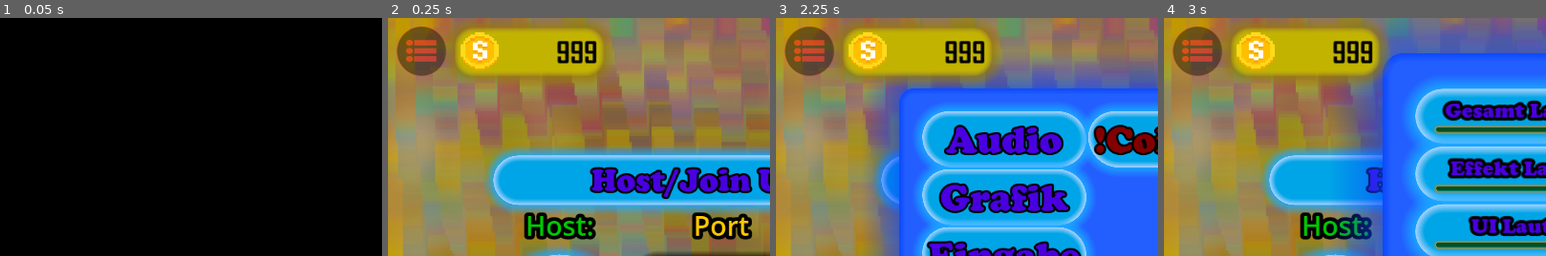
Above: before the commit, frames 1-4 (left to right).
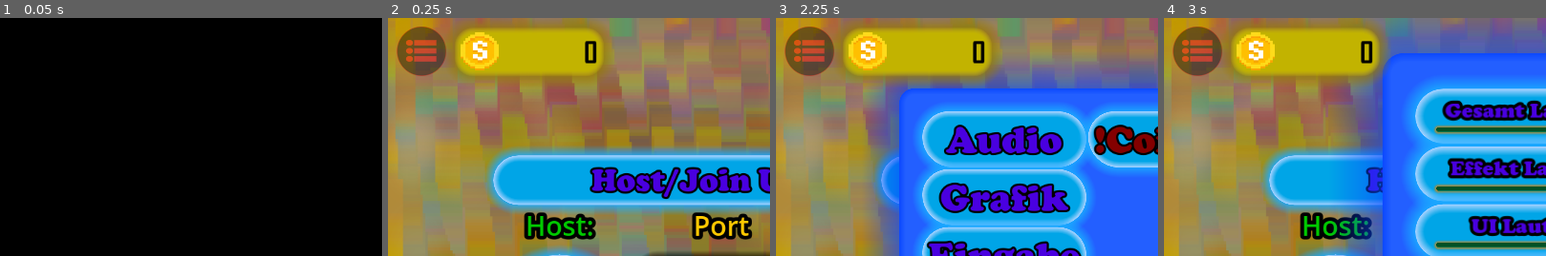
Above: after the commit, the same moments.

Repository: NIK-98/Paint_The_Ground
Game: Godot game, scene res://sceens/main.tscn
The game is run twice, just before and just after one commit, with the same random seed, the same clock (stepped at 60 frames per second) and the same inputs. Video files are missing from this copy of the repository; at most half a second of black plays in their place.
Inputs (mouse positions are % of the whole screen's width and height, from its top left):
- Up to frame 1 (0.05 s): no input
- Up to frame 2 (0.25 s): no input
- Up to frame 3 (2.25 s): click "Neues Spiel" at 0.5 s; click "Neues Spiel" at 1.25 s; click (4, 7) at 2 s
- Up to frame 4 (3 s): click "Audio" at 2.75 s
The pictures show only the part of the screen within x 0-50%, y 0-50%; the shares and areas given below are measured in that part.

Frame 1 is identical in both runs. In frame 2, 0.6% of the frame differs, in the area x 44-55%, y 9-20%; in frame 3, 0.6%; in frame 4, 0.6%.

Commit message:
coins resetet

Diff:
--- a/scripts/coin_display.gd
+++ b/scripts/coin_display.gd
@@ -3,7 +3,7 @@
 
 const max_coins = 9999999
 const factor = 0.5
-var coins = 999
+var coins = 0
 
 var playersave_path = "user://playersave.save"
 @onready var main = get_parent().get_parent()
